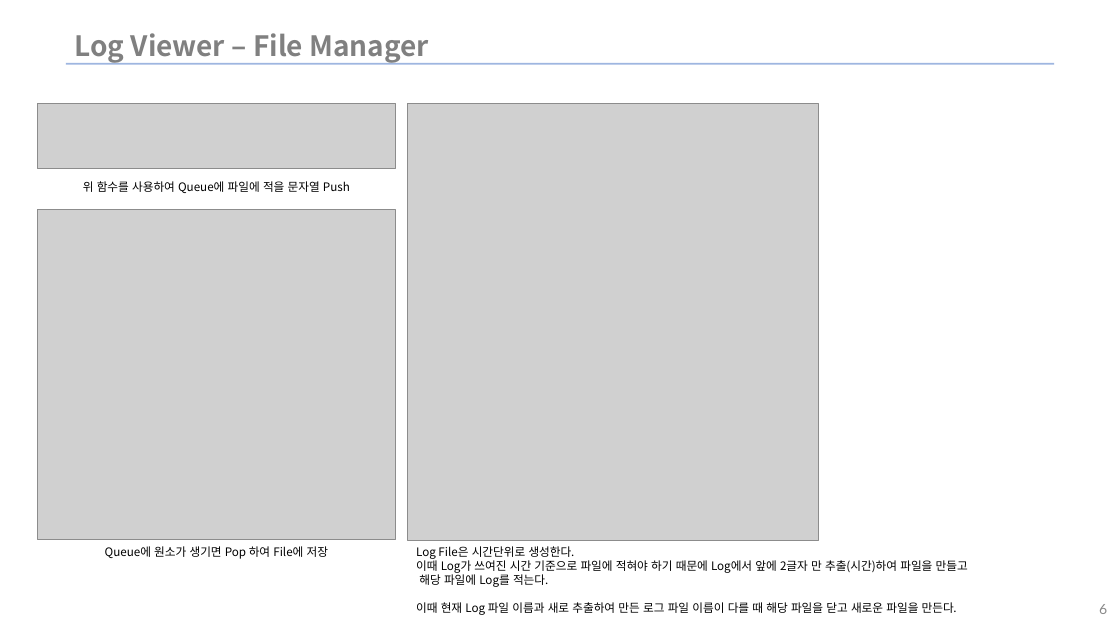
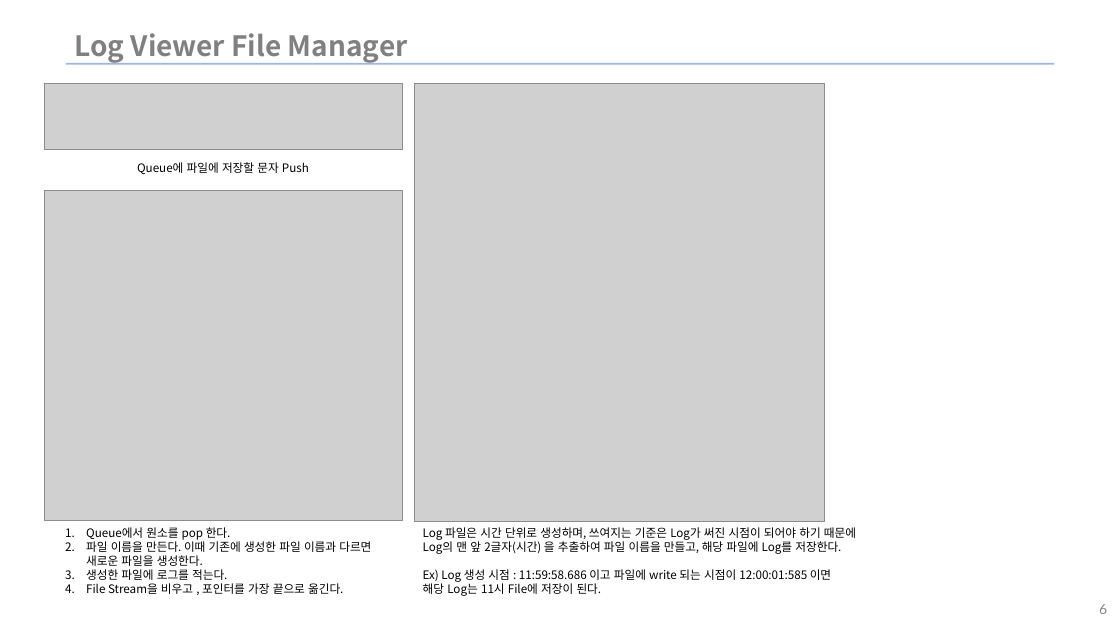
Before and after one commit to WinWooPark/ImageViewer_wpf, a slide deck: slide 6 of LogViewer/LogViewer.pptx. Drawn at 1120x630 pixels with LibreOffice and Linux fonts; fonts in the diff are those of the drawing; grey boxes stand for pictures; background and template pictures are left out. Boxes give left, top, right and bottom in pixels: in the first picture for what was removed or moved away, otherwise in the second. Text is boxed around its words. In the diff, an @@ line names an element or a change of style, - is before the commit and + after.

Commit message:
Image Viewer UI 제작 완료

```diff
--- a/LogViewer/LogViewer.pptx
+++ b/LogViewer/LogViewer.pptx
@@ title at box(74, 33, 408, 64): text changed @@
-Log Viewer – File Manager
+Log Viewer File Manager
@@ text at box(137, 162, 309, 174): text changed @@
-위 함수를 사용하여 Queue에 파일에 적을 문자열 Push
+Queue에 파일에 저장할 문자 Push
@@ 3 pictures: place and size @@
-3 pictures at box(38, 103, 818, 541)
+3 pictures at box(44, 84, 824, 522)
@@ text at box(86, 527, 371, 594): text changed @@
-Queue에 원소가 생기면 Pop 하여 File에 저장
+1. Queue에서 원소를 pop 한다.
+2. 파일 이름을 만든다. 이때 기존에 생성한 파일 이름과 다르면 새로운 파일을 생성한다.
+3. 생성한 파일에 로그를 적는다.
+4. File Stream을 비우고 , 포인터를 가장 끝으로 옮긴다.
@@ text at box(423, 527, 856, 596): text changed @@
-Log File은 시간단위로 생성한다.
-이때 Log가 쓰여진 시간 기준으로 파일에 적혀야 하기 때문에 Log에서 앞에 2글자 만 추출(시간)하여 파일을 만들고
-해당 파일에 Log를 적는다.
-이때 현재 Log 파일 이름과 새로 추출하여 만든 로그 파일 이름이 다를 때 해당 파일을 닫고 새로운 파일을 만든다.
+Log 파일은 시간 단위로 생성하며, 쓰여지는 기준은 Log가 써진 시점이 되어야 하기 때문에
+Log의 맨 앞 2글자(시간) 을 추출하여 파일 이름을 만들고, 해당 파일에 Log를 저장한다.
+Ex) Log 생성 시점 : 11:59:58.686 이고 파일에 write 되는 시점이 12:00:01:585 이면
+해당 Log는 11시 File에 저장이 된다.
```
Also in this commit, not shown: 4 other slides changed, 12 other files.
